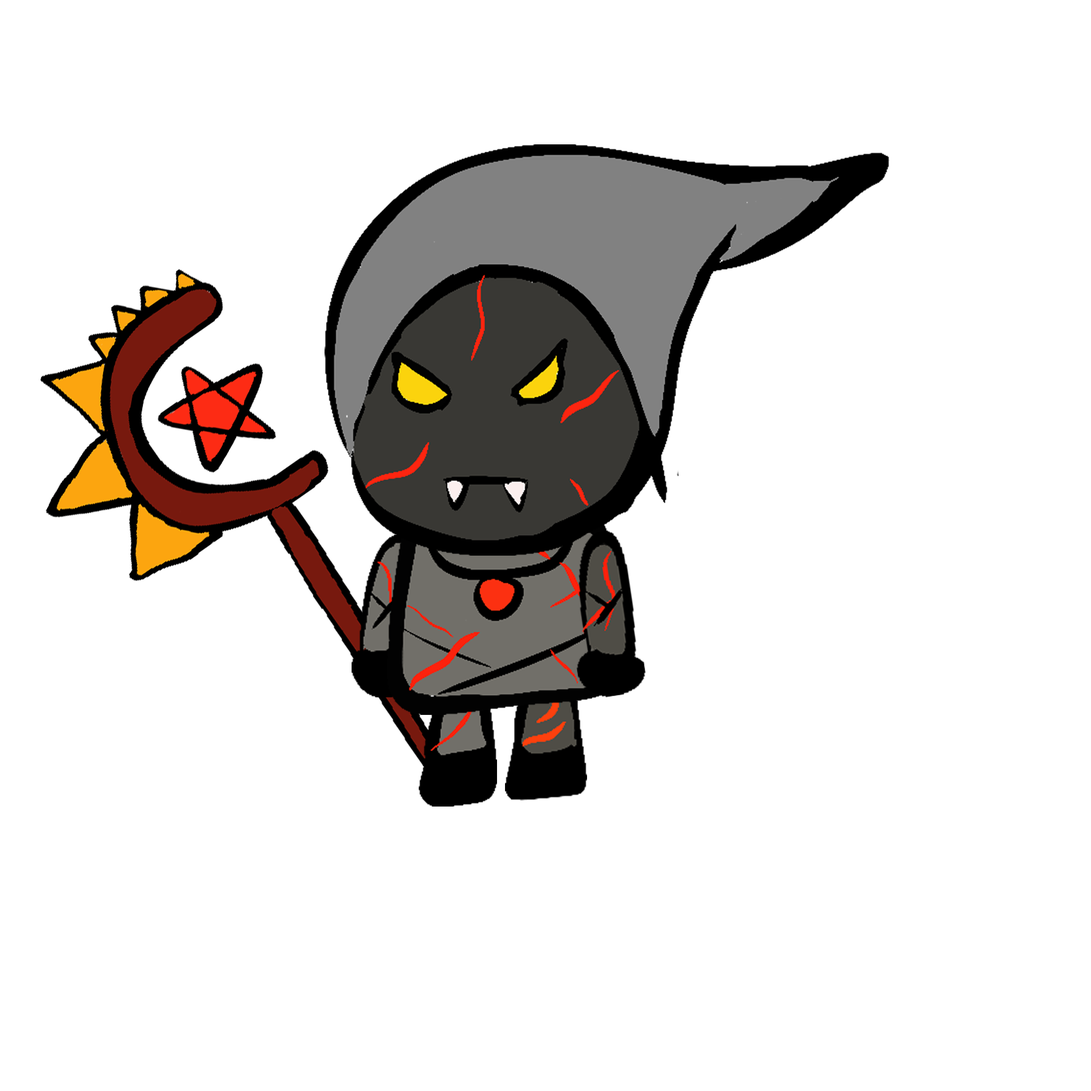
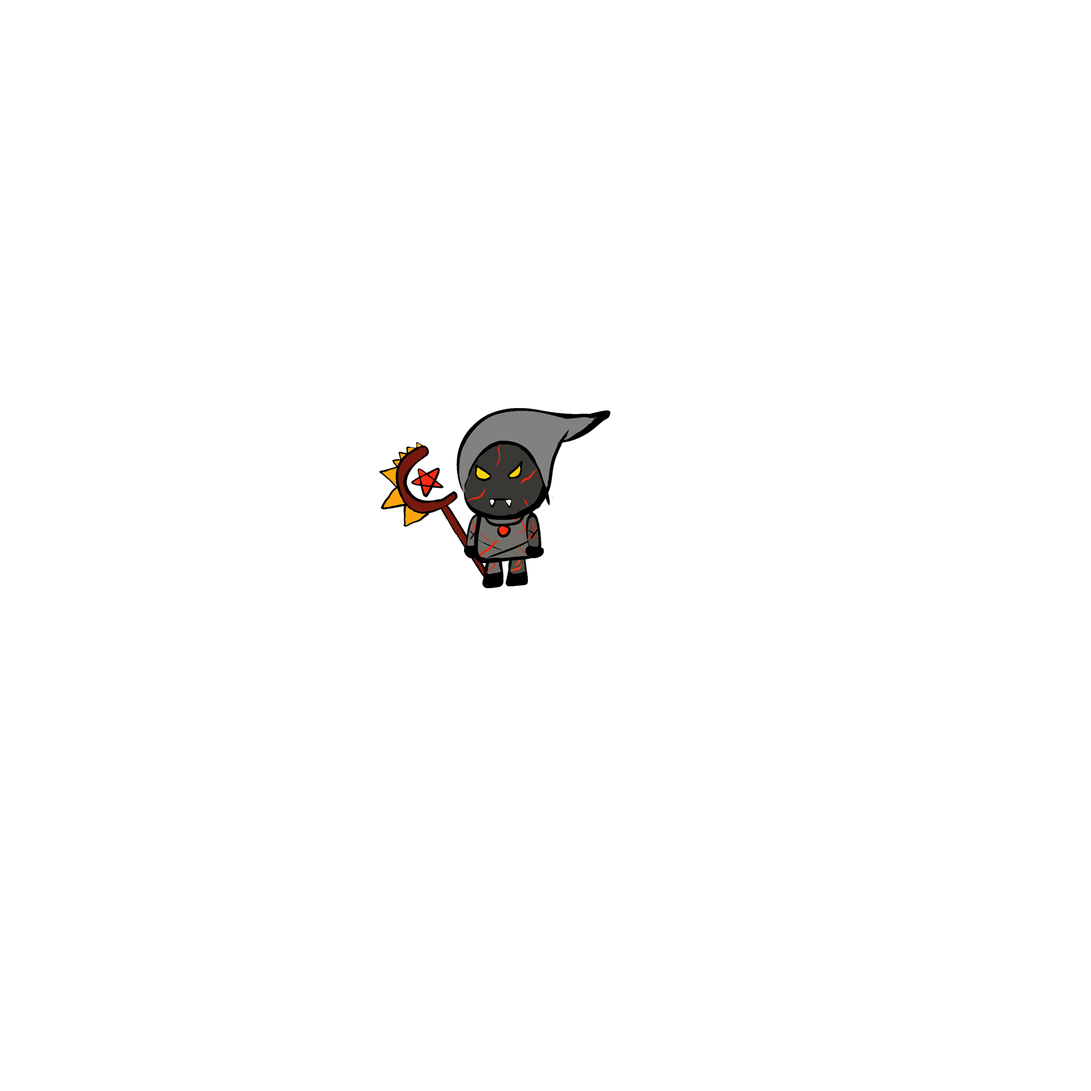
Layer changes from the first (1091, 1091) image to the second:
painted on "Head" over 324, 144, 891, 556
painted on "L Arm" over 525, 513, 646, 698
painted on "Body" over 386, 508, 624, 716
painted on "R Arm" over 351, 514, 483, 698
painted on "R Leg" over 418, 555, 504, 807
painted on "L Leg" over 505, 553, 588, 802
painted on "Weapon" over 40, 268, 493, 792
